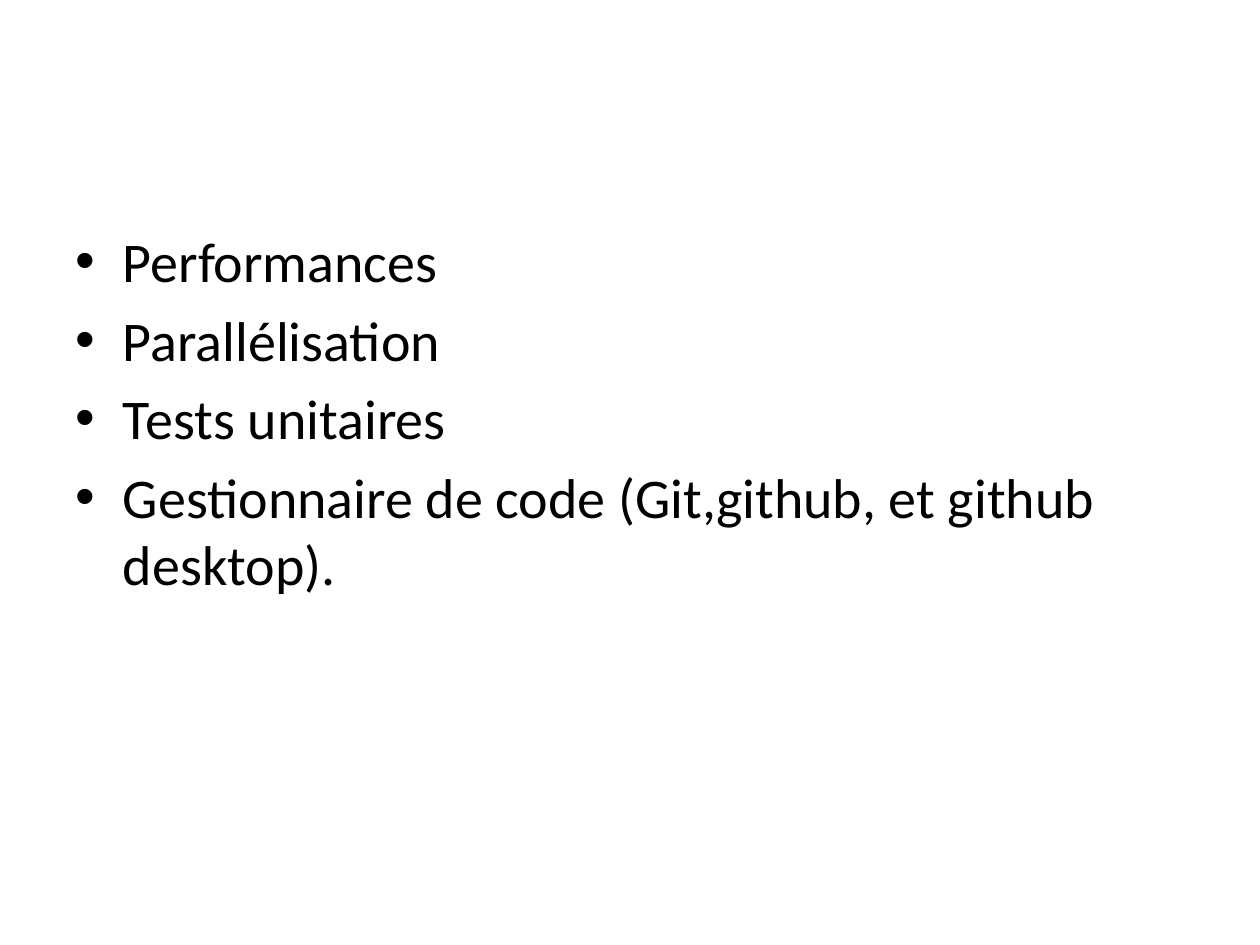
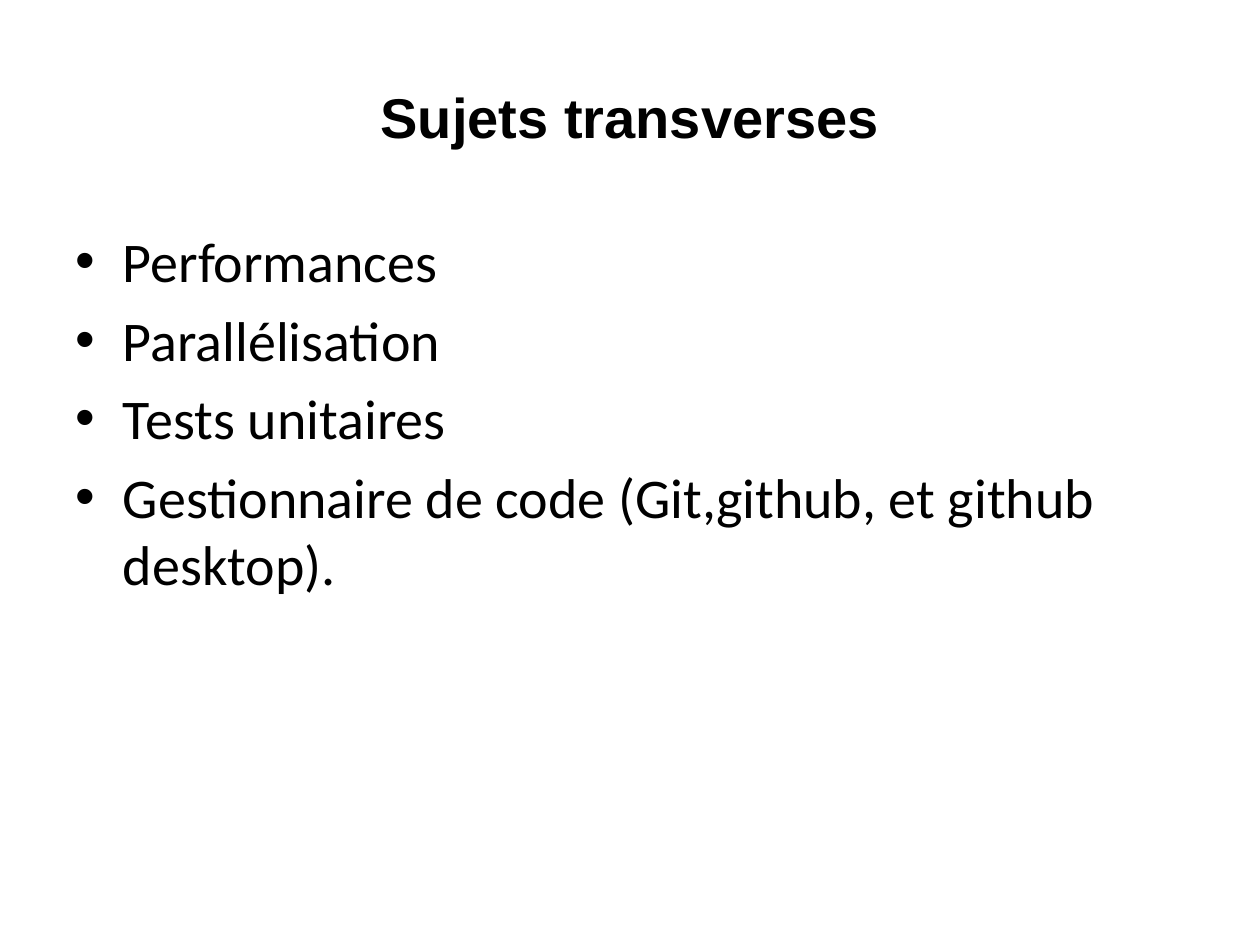
Before and after one commit to loicmidy/formation-python, a slide deck: slide 26 of formation python.pptx. Drawn at 1260x945 pixels with LibreOffice and Linux fonts; fonts in the diff are those of the drawing. Boxes give left, top, right and bottom in pixels: in the first picture for what was removed or moved away, otherwise in the second. Text is boxed around its words. In the diff, an @@ line names an element or a change of style, - is before the commit and + after.

```diff
--- a/formation python.pptx
+++ b/formation python.pptx
@@ title added at (381, 97, 878, 149), 32 pt, text #000000, bold @@
+Sujets transverses
```
Also in this commit, not shown: 2 slides added, 2 slides removed, 4 other files.
